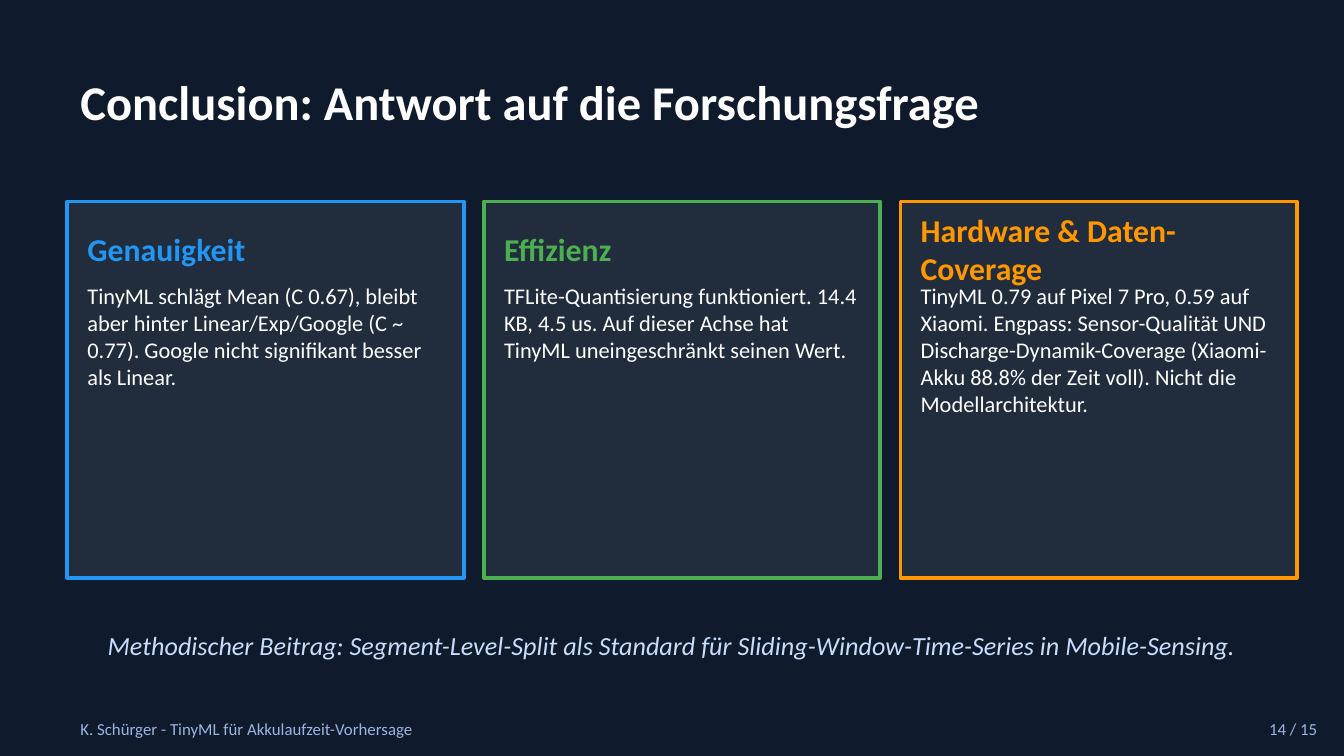
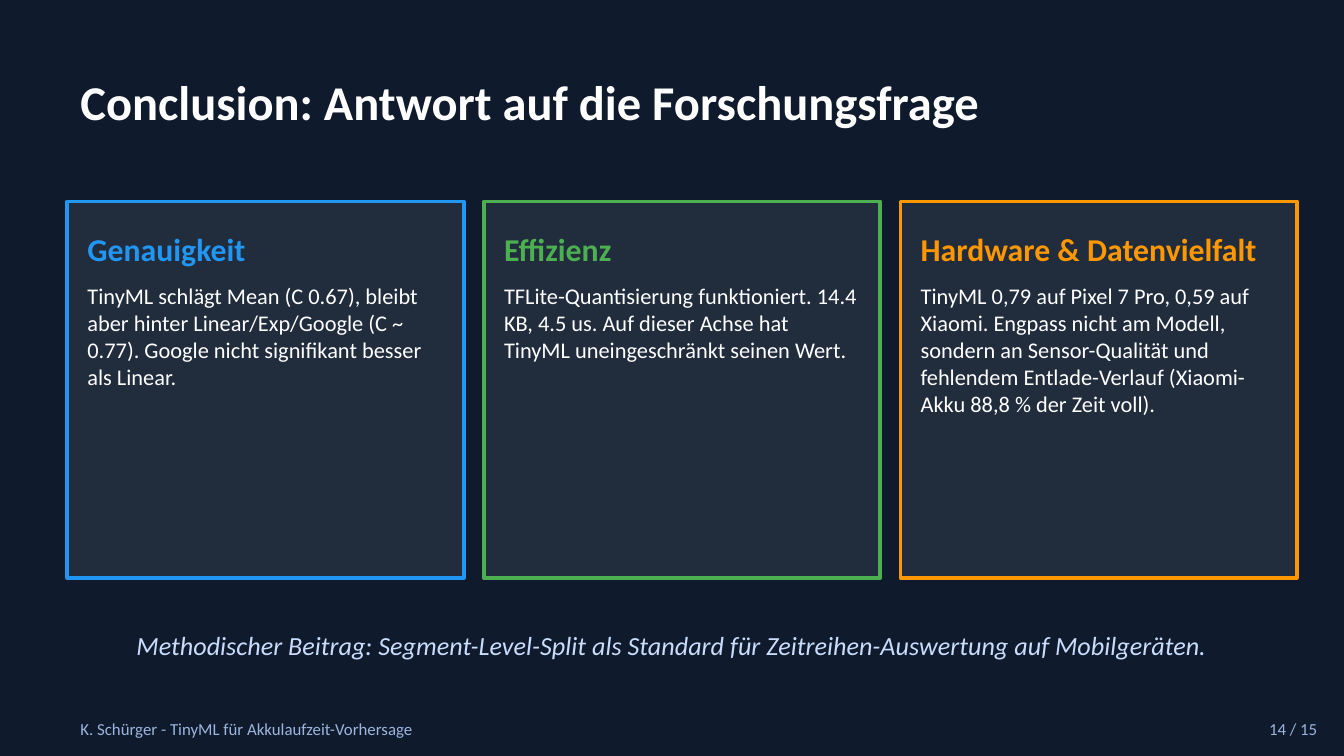
Before and after one commit to Keno-fsdf/HandyUsageRepo, a slide deck: slide 14 of paper/Paper_Verteidigung.pptx. Drawn at 1344x756 pixels with LibreOffice and Linux fonts; fonts in the diff are those of the drawing. Boxes give left, top, right and bottom in pixels: in the first picture for what was removed or moved away, otherwise in the second. Text is boxed around its words. In the diff, an @@ line names an element or a change of style, - is before the commit and + after.

```diff
--- a/paper/Paper_Verteidigung.pptx
+++ b/paper/Paper_Verteidigung.pptx
@@ text at [921, 238, 1256, 262]: text changed @@
-Hardware & Daten-Coverage
+Hardware & Datenvielfalt
@@ text at [921, 288, 1249, 415]: text changed @@
-TinyML 0.79 auf Pixel 7 Pro, 0.59 auf Xiaomi. Engpass: Sensor-Qualität UND Discharge-Dynamik-Coverage (Xiaomi-Akku 88.8% der Zeit voll). Nicht die Modellarchitektur.
+TinyML 0,79 auf Pixel 7 Pro, 0,59 auf Xiaomi. Engpass nicht am Modell, sondern an Sensor-Qualität und fehlendem Entlade-Verlauf (Xiaomi-Akku 88,8 % der Zeit voll).
@@ text at [136, 637, 1206, 660]: text changed @@
-Methodischer Beitrag: Segment-Level-Split als Standard für Sliding-Window-Time-Series in Mobile-Sensing.
+Methodischer Beitrag: Segment-Level-Split als Standard für Zeitreihen-Auswertung auf Mobilgeräten.
```
Also in this commit, not shown: 1 other file.
